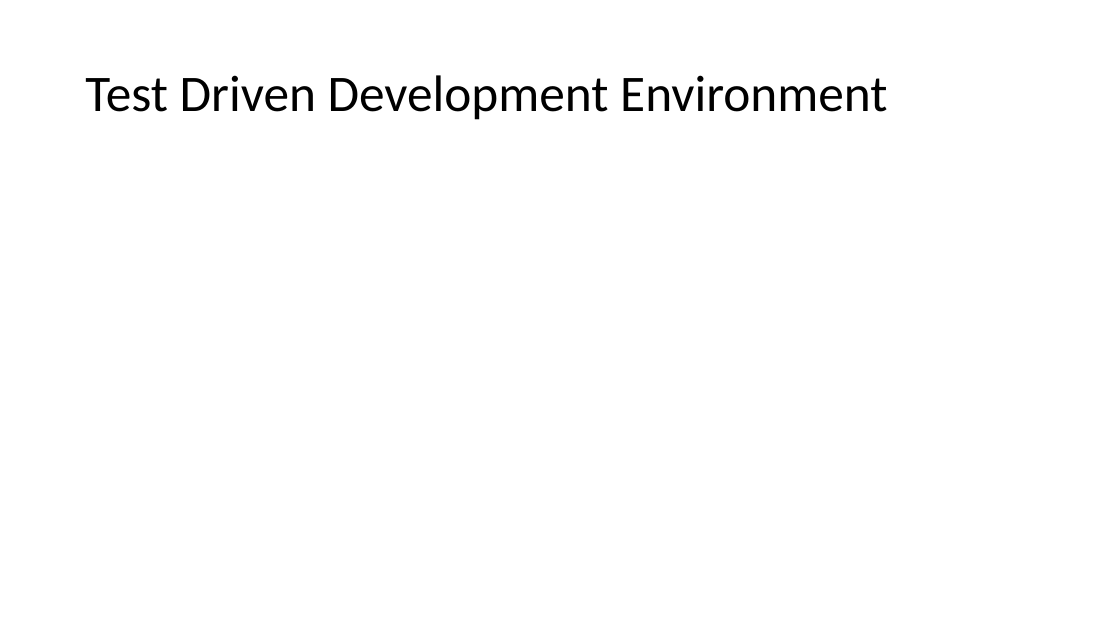
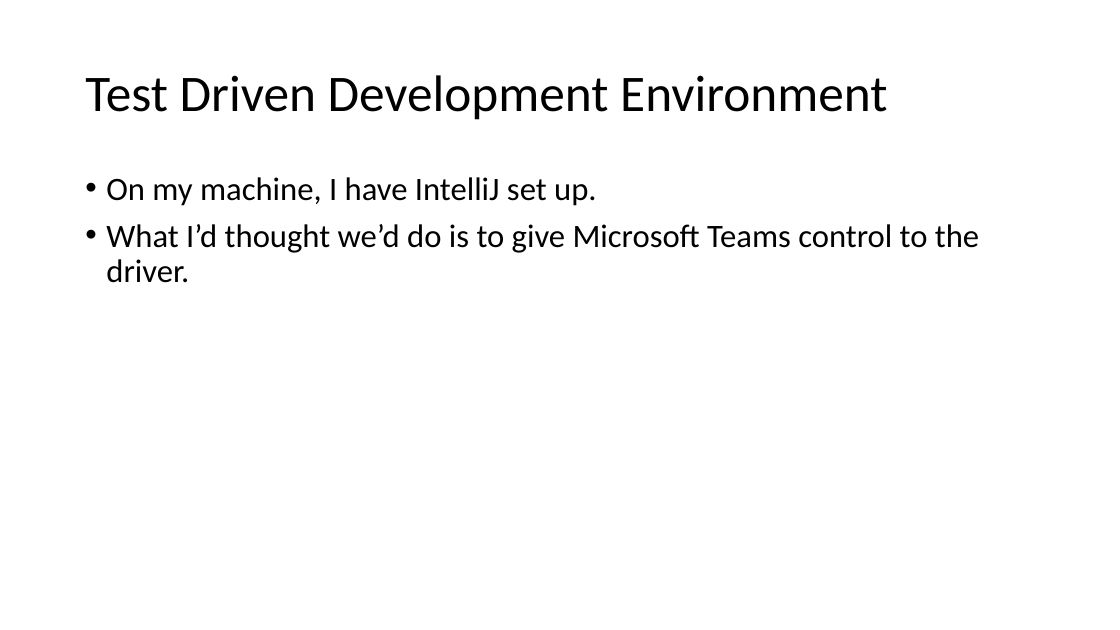
Before and after one commit to jonathan-r-jones/Mob-Programming-Demo, a slide deck: slide 7 of mob.pptx. Drawn at 1120x630 pixels with LibreOffice and Linux fonts; fonts in the diff are those of the drawing. Boxes give left, top, right and bottom in pixels: in the first picture for what was removed or moved away, otherwise in the second. Text is boxed around its words. In the diff, an @@ line names an element or a change of style, - is before the commit and + after.

```diff
--- a/mob.pptx
+++ b/mob.pptx
@@ text added at bbox=[106, 177, 979, 283], 28 pt, text #000000 @@
+• On my machine, I have IntelliJ set up.
+• What I’d thought we’d do is to give Microsoft Teams control to the driver.
```
Also in this commit, not shown: 2 other slides changed, 1 slide added.
